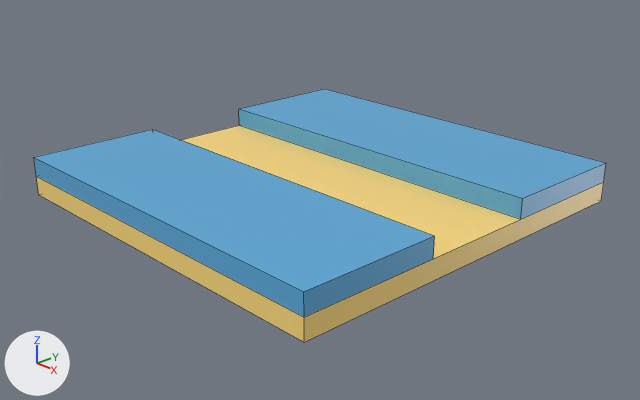
The Blender file Blender/210926_try_make_channel_layer_directly_with_cubes.blend, before and after one commit.
Rendered twice from a 50 mm camera at (15.2, -14.21, 8.09) aimed at (0.31, -0.2, 0.08). Lighting does not change. The marker at lower left points along +X, +Y and +Z. Mesh edges are drawn as thin lines.

Names of what the first picture shows: 'Chan', 'Chan.001', 'Test'.
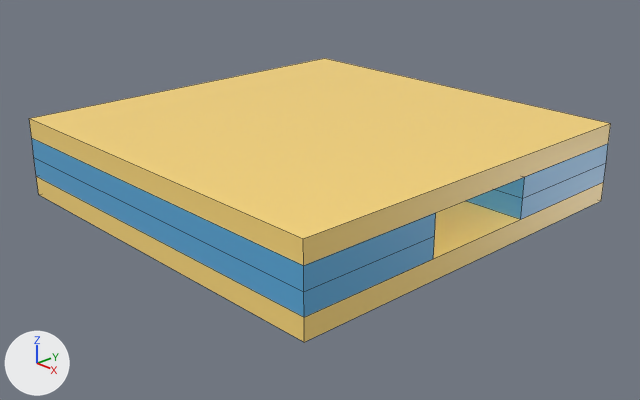
Pixel boxes [x1, y1, x2, y2] of what changed, in the pictures (640 x 400 px):
'Top Layer', added (yellow)
    after: [29, 58, 611, 266]
'Chan02', added (blue)
    after: [32, 138, 436, 292]
'Chan02.001', added (blue)
    after: [495, 144, 608, 198]
'Chan', unchanged, covered by the edit
    before: [34, 129, 434, 317]
    after: [34, 157, 434, 317]
'Chan.001', unchanged, covered by the edit
    before: [239, 89, 606, 219]
    after: [466, 163, 606, 219]

The edits, one by one:
Material 'Top Layer_mat.001' (mat_top_layer_mat_001) is new.
Its base color is (1.0, 0.71, 0.2) (yellow #ffdb7c).
Its roughness is 0.4.
Material 'Chan02_mat.002' (mat_chan02_mat_002) is new.
Its base color is (0.1, 0.4, 0.7) (blue #59aada).
Its roughness is 0.4.
Mesh me_cube_037 is new.
It is a box spanning x -0.5..0.5, y -0.5..0.5, z -0.5..0.5.
It uses material mat_top_layer_mat_001 (yellow #ffdb7c).
Mesh me_cube_035 is new.
It is a box spanning x -0.5..0.5, y -0.5..0.5, z -0.5..0.5.
It uses material mat_chan02_mat_002 (blue #59aada).
Mesh me_cube_036 is new.
It is a box spanning x -0.5..0.5, y -0.5..0.5, z -0.5..0.5.
It uses material mat_chan02_mat_002 (blue #59aada).
Object 'Top Layer' (ob_top_layer) is new; it shows me_cube_037.
Its parent is ob_test.
Its matrix parent inverse is Matrix(((0.1, 0.0, 0.0, 0.0), (0.0, 0.1, 0.0, 0.0), (0.0, 0.0, 2.0, -0.5), (0.0, 0.0, 0.0, 1.0))).
Its location is (0.0, 0.0, 1.75).
Its scale is (10.0, 10.0, 0.5).
Its visible shadow is False.
Object 'Chan02.001' (ob_chan02_001) is new; it shows me_cube_036.
Its parent is ob_chan02.
Its matrix parent inverse is Matrix(((0.1, 0.0, 0.0, 0.0), (0.0, 0.286, 0.0, 0.929), (0.0, 0.0, 2.0, -2.5), (0.0, 0.0, 0.0, 1.0))).
Its location is (0.0, 3.25, 1.25).
Its scale is (10.0, 3.5, 0.5).
Its visible shadow is False.
Object 'Chan02' (ob_chan02) is new; it shows me_cube_035.
Its parent is ob_test.
Its matrix parent inverse is Matrix(((0.1, 0.0, 0.0, 0.0), (0.0, 0.1, 0.0, 0.0), (0.0, 0.0, 2.0, -0.5), (0.0, 0.0, 0.0, 1.0))).
Its location is (0.0, -3.25, 1.25).
Its scale is (10.0, 3.5, 0.5).
Its visible shadow is False.
